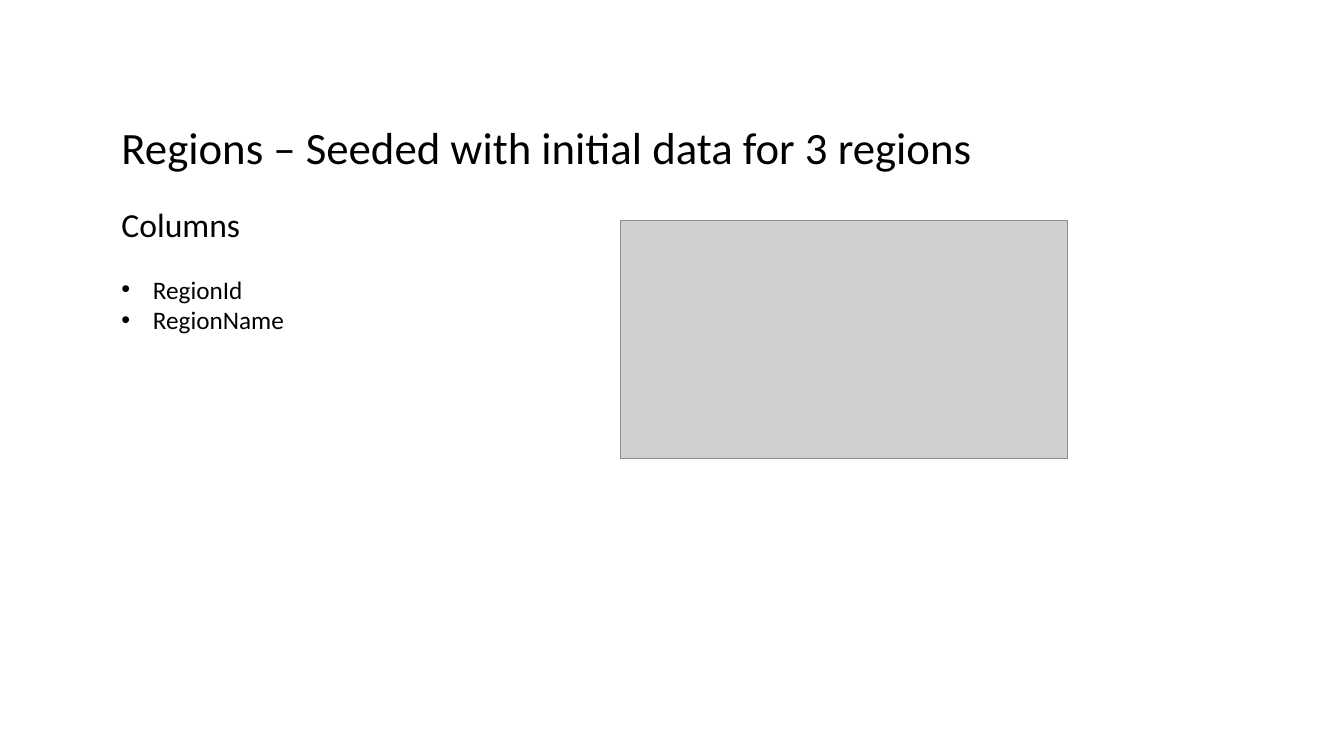
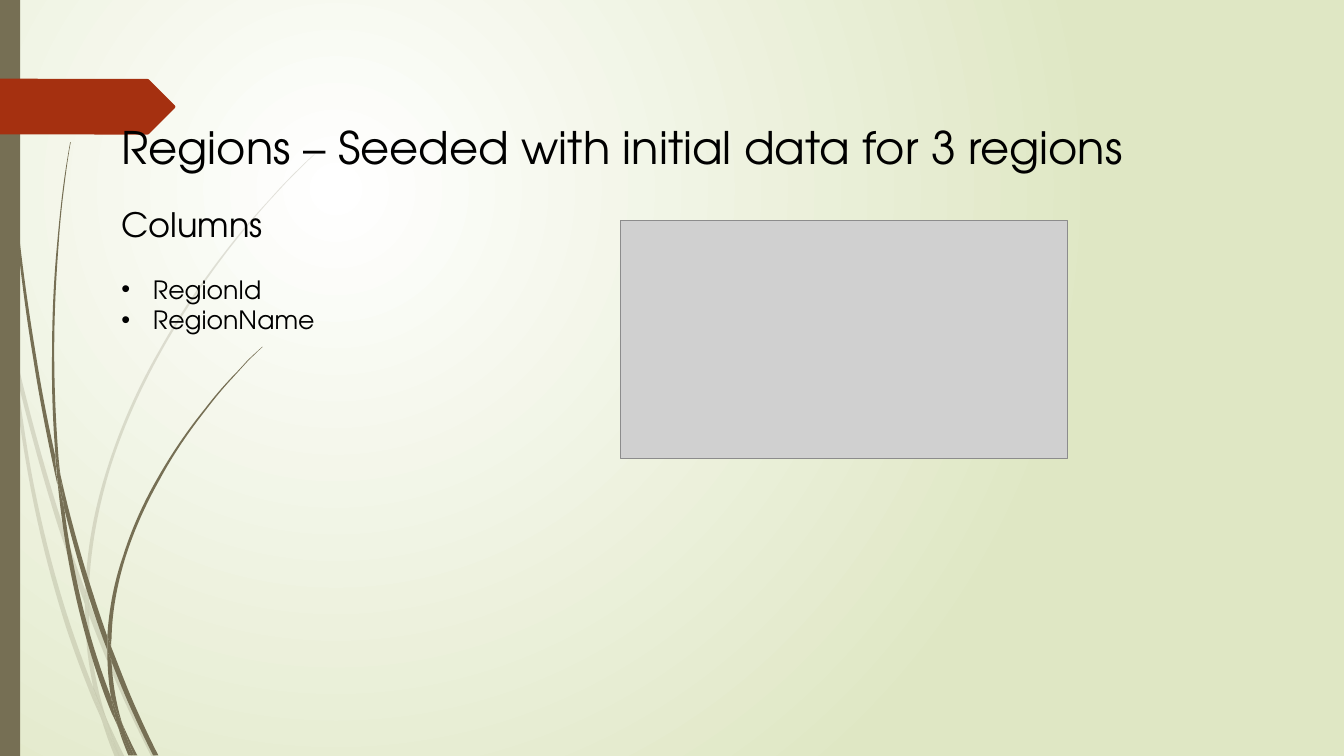
Before and after one commit to Ushaswini/Homework01-Group5, a slide deck: slide 6 of LocationAwareMessageMeApp.pptx. Drawn at 1344x756 pixels with LibreOffice and Linux fonts; fonts in the diff are those of the drawing; grey boxes stand for pictures. Boxes give left, top, right and bottom in pixels: in the first picture for what was removed or moved away, otherwise in the second. Text is boxed around its words. In the diff, an @@ line names an element or a change of style, - is before the commit and + after.

```diff
--- a/LocationAwareMessageMeApp.pptx
+++ b/LocationAwareMessageMeApp.pptx
@@ background #FFFFFF to gradient #FFFFFF to #DFE8C4 @@
@@ rectangle added at (0, 0, 20, 756), fill #766F54 @@
@@ freeform shape added at (0, 79, 175, 134), fill #A53010 @@
@@ text "Regions – Seeded with initial ..." at (121, 117, 1122, 335): font Calibri to TeX Gyre Adventor @@
@@ group added at (0, 154, 315, 756): 10 freeform shapes @@
@@ group added at (3, 0, 262, 756): 12 freeform shapes @@
```
Also in this commit, not shown: 9 other slides changed.
